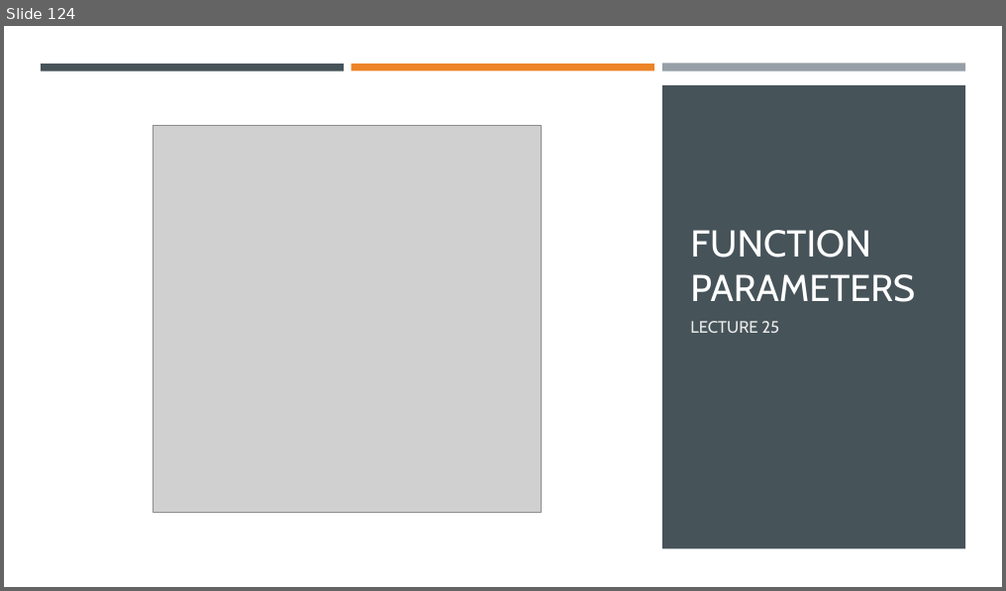
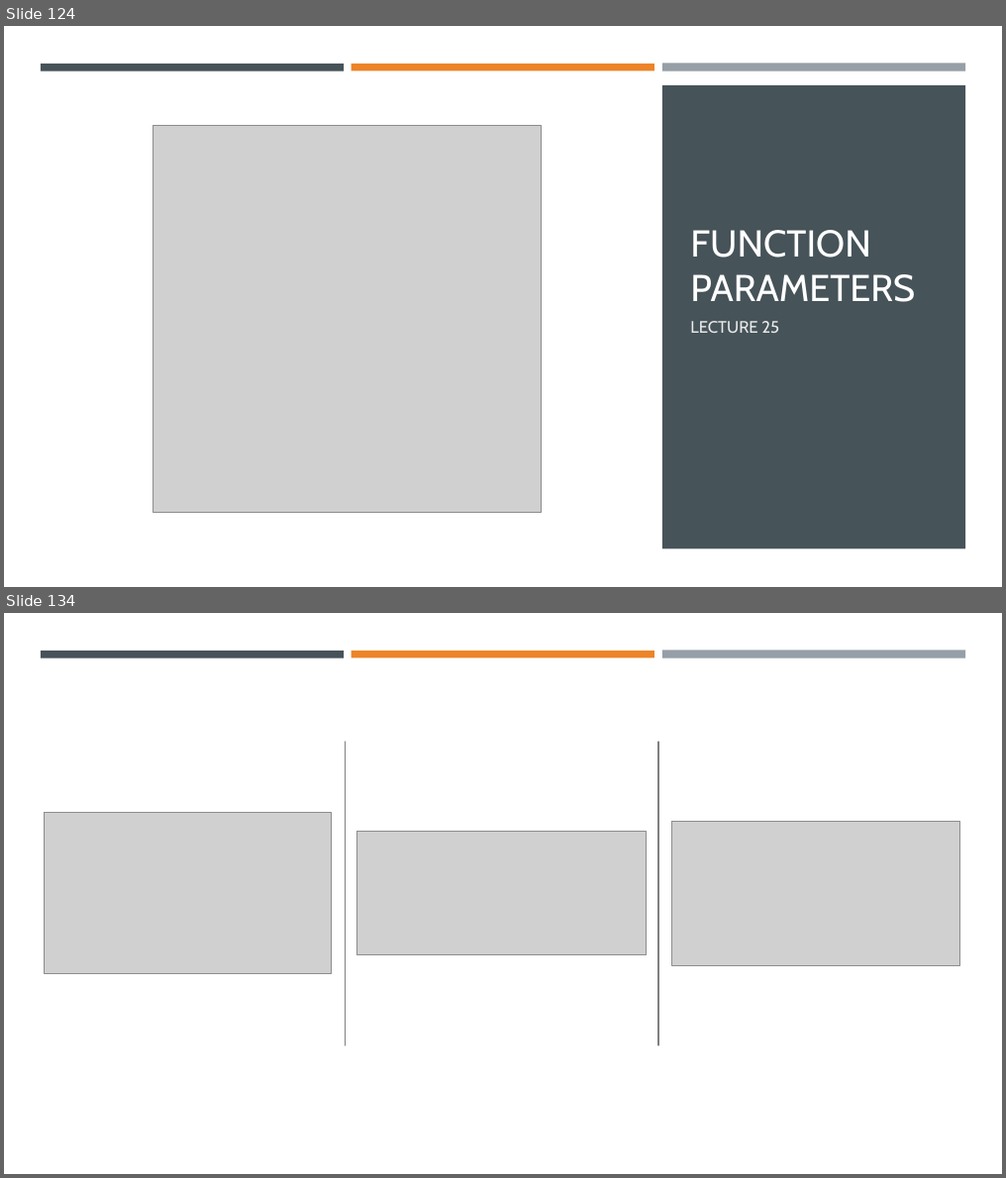
Before and after one commit to Ghost0396/iot, a slide deck: python/Python 3.pptx. Shown one above the other, each under a label of ours: slide 124 before the commit, slides 124 and 134 after it; the slides between them are not shown. The pictures are 1006x591 and 1006x1178 pixels, drawn with LibreOffice and Linux fonts; fonts in the diff are those of the drawing; grey boxes stand for pictures. Boxes give left, top, right and bottom in pixels: in the first picture for what was removed or moved away, otherwise in the second. Text is boxed around its words. In the diff, an @@ line names an element or a change of style, - is before the commit and + after.

```diff
--- a/python/Python 3.pptx
+++ b/python/Python 3.pptx
@@ slide 134 added at [4, 613, 1002, 1174], background #FFFFFF @@
@@ rectangle added at [41, 651, 344, 658], fill #465359 @@
@@ rectangle added at [351, 651, 654, 658], fill #ED8428 @@
@@ rectangle added at [662, 651, 965, 659], fill #969FA7 @@
@@ line added from (346, 742) to (346, 1046), #7F7F7F 1.5 pt @@
@@ line added from (658, 742) to (658, 1046), #7F7F7F 1.5 pt @@
@@ picture added at [44, 813, 332, 973] @@
@@ picture added at [356, 832, 647, 956] @@
@@ picture added at [672, 822, 960, 965] @@
```
Also in this commit, not shown: 19 other slides added.
